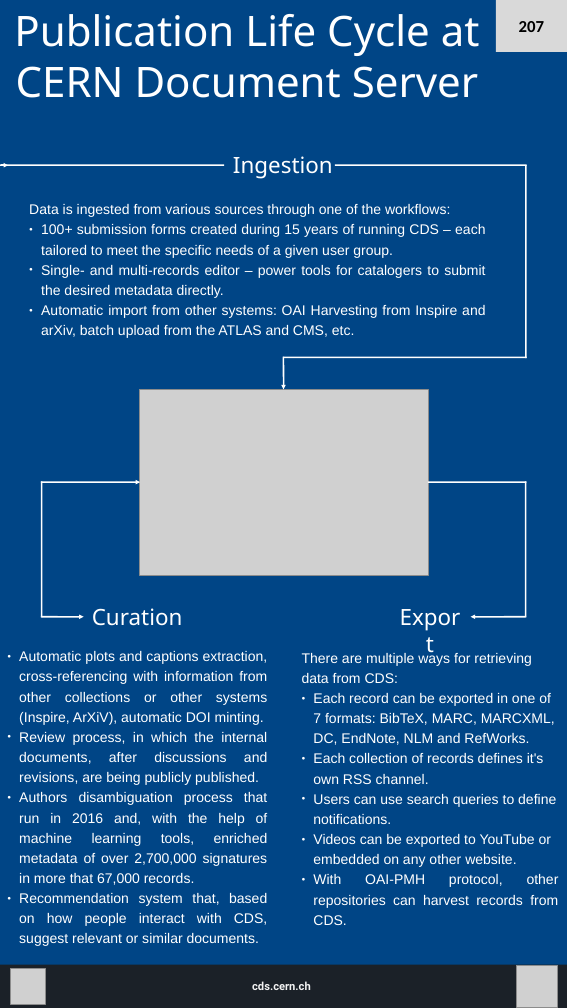
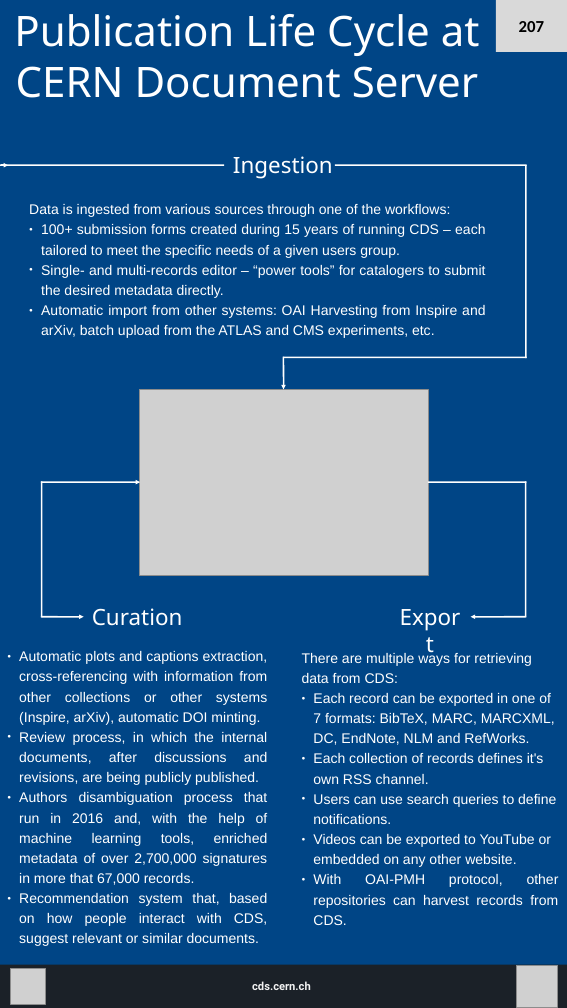
Before and after one commit to switowski/posters2017, a slide deck: slide 6 of OR 2017 poster.odp. Drawn at 567x1008 pixels with LibreOffice and Linux fonts; fonts in the diff are those of the drawing; grey boxes stand for pictures. Boxes give left, top, right and bottom in pixels: in the first picture for what was removed or moved away, otherwise in the second. Text is boxed around its words. In the diff, an @@ line names an element or a change of style, - is before the commit and + after.

Commit message:
OR changes of text
* Also changes the pictures for EP poster

```diff
--- a/OR 2017 poster.odp
+++ b/OR 2017 poster.odp
@@ text at [41,224,485,338]: text changed @@
-● 100+ submission forms created during 15 years of running CDS – each tailored to meet the specific needs of a given user group.
-● Single- and multi-records editor – power tools for catalogers to submit the desired metadata directly.
-● Automatic import from other systems: OAI Harvesting from Inspire and arXiv, batch upload from the ATLAS and CMS, etc.
+● 100+ submission forms created during 15 years of running CDS – each tailored to meet the specific needs of a given users group.
+● Single- and multi-records editor – “power tools” for catalogers to submit the desired metadata directly.
+● Automatic import from other systems: OAI Harvesting from Inspire and arXiv, batch upload from the ATLAS and CMS experiments, etc.
@@ text at [19,651,268,725]: text changed @@
-● Automatic plots and captions extraction, cross-referencing with information from other collections or other systems (Inspire, ArXiV), automatic DOI minting.
+● Automatic plots and captions extraction, cross-referencing with information from other collections or other systems (Inspire, arXiv), automatic DOI minting.
```
Also in this commit, not shown: 2 slides added.
